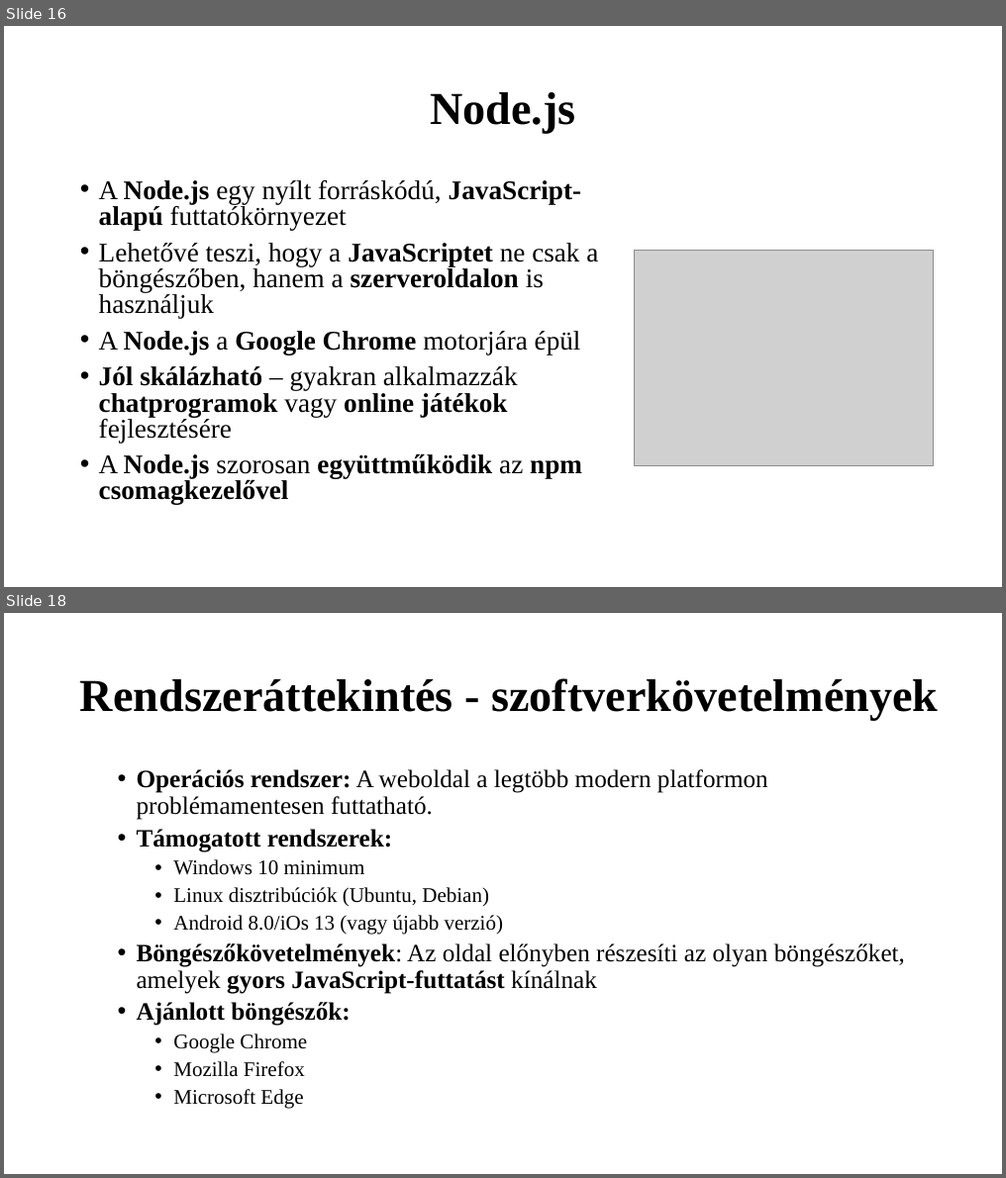
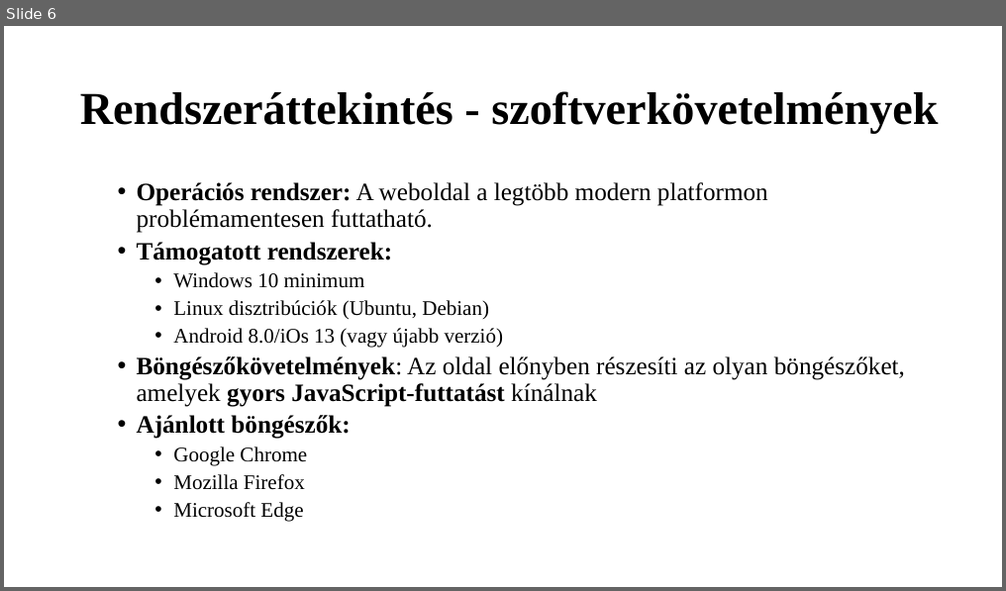
Before and after one commit to K0RN3L07/ParKing, a slide deck: Dokumentáció/ParKing-prezentacio.pptx. Shown one above the other, each under a label of ours: slides 16 and 18 before the commit, slide 6 after it; the slides between them are not shown. The pictures are 1006x1178 and 1006x591 pixels, drawn with LibreOffice and Linux fonts; fonts in the diff are those of the drawing; grey boxes stand for pictures. Boxes give left, top, right and bottom in pixels: in the first picture for what was removed or moved away, otherwise in the second. Text is boxed around its words. In the diff, an @@ line names an element or a change of style, - is before the commit and + after.

```diff
--- a/Dokumentáció/ParKing-prezentacio.pptx
+++ b/Dokumentáció/ParKing-prezentacio.pptx
@@ slide 16 removed at box(4, 26, 1002, 587), background #FFFFFF @@
@@ title removed at box(430, 92, 576, 134) @@
-Node.js
@@ text removed at box(99, 180, 598, 505) @@
-• A Node.js egy nyílt forráskódú, JavaScript-alapú futtatókörnyezet
-• Lehetővé teszi, hogy a JavaScriptet ne csak a böngészőben, hanem a szerveroldalon is használjuk
-• A Node.js a Google Chrome motorjára épül
-• Jól skálázható – gyakran alkalmazzák chatprogramok vagy online játékok fejlesztésére
-• A Node.js szorosan együttműködik az npm csomagkezelővel
@@ picture removed at box(634, 251, 933, 466) @@
@@ what was slide 18 is now slide 6 @@
```
Also in this commit, not shown: 3 slides changed, 11 other slides removed, 1 other file.
